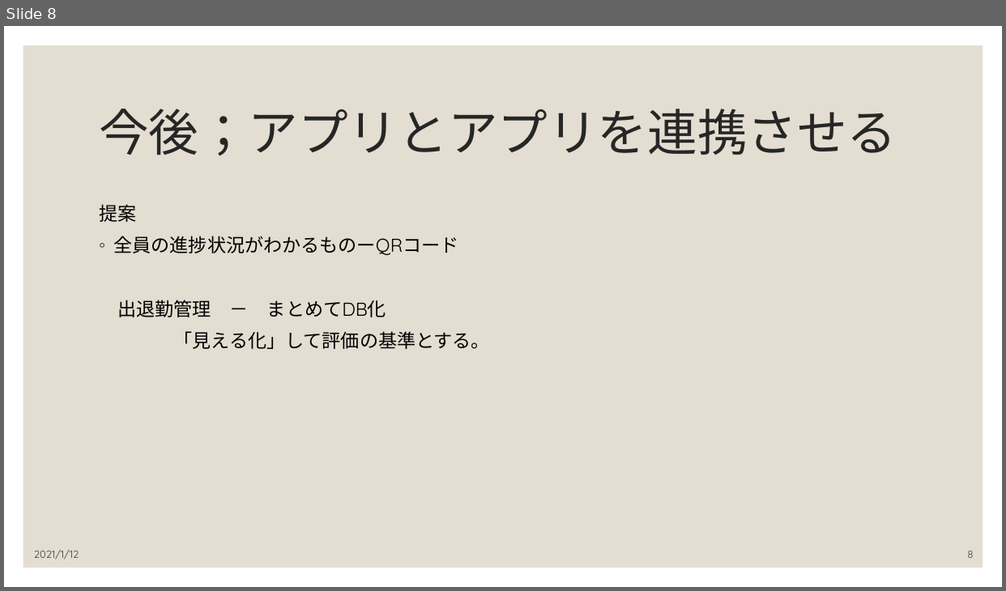
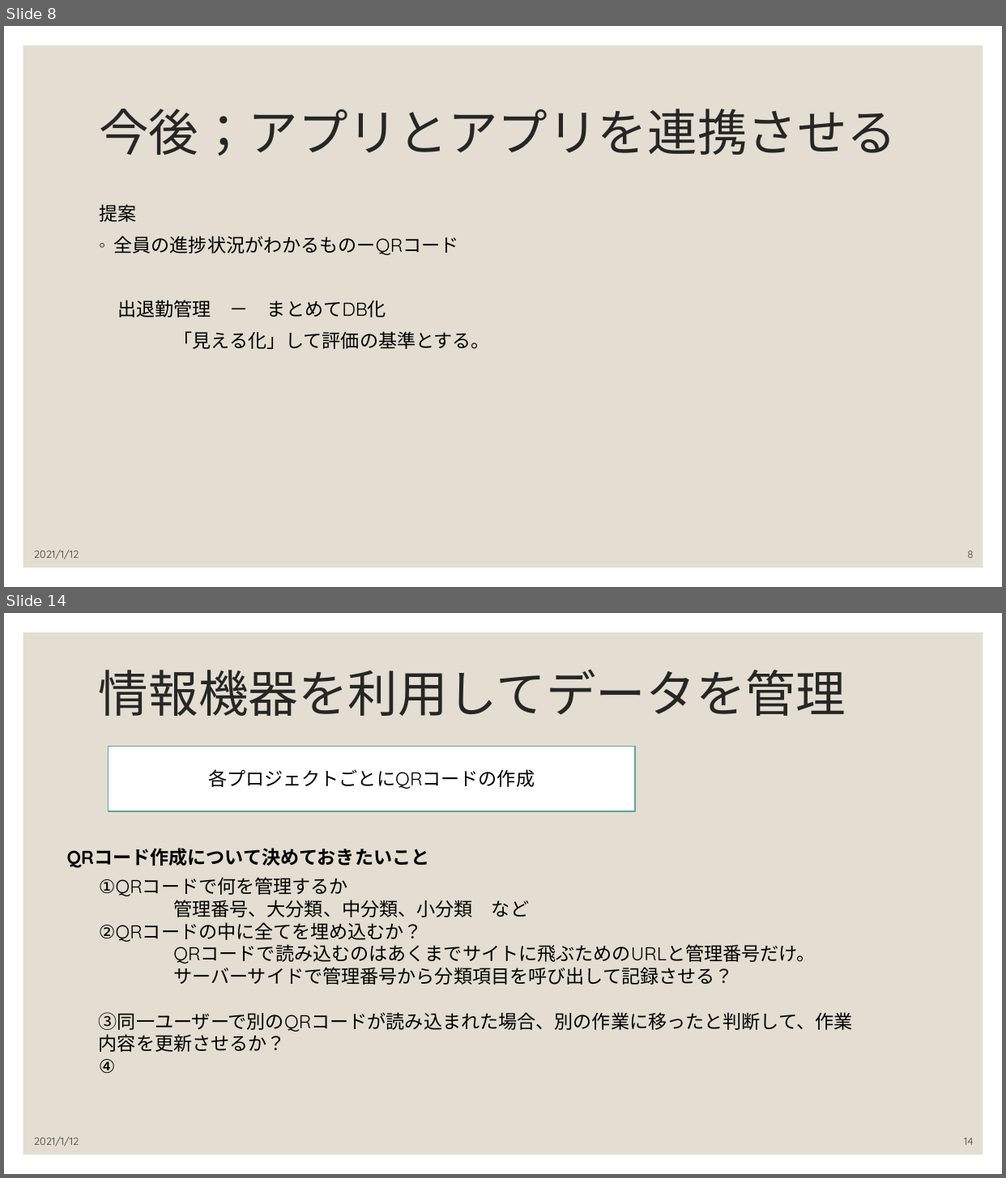
Before and after one commit to karm3104/PolyTech, a slide deck: 事例調査/034780スマート生産チャットボット.pptx. Shown one above the other, each under a label of ours: slide 8 before the commit, slides 8 and 14 after it; the slides between them are not shown. The pictures are 1006x591 and 1006x1178 pixels, drawn with LibreOffice and Linux fonts; fonts in the diff are those of the drawing. Boxes give left, top, right and bottom in pixels: in the first picture for what was removed or moved away, otherwise in the second. Text is boxed around its words. In the diff, an @@ line names an element or a change of style, - is before the commit and + after.

```diff
--- a/事例調査/034780スマート生産チャットボット.pptx
+++ b/事例調査/034780スマート生産チャットボット.pptx
@@ slide 14 added at (4,613,1002,1174), background #FFFFFF; not listed: 1 template element that a slide beside it also shows @@
@@ text added at (99,669,846,716), 48 pt, text #262626 @@
+情報機器を利用してデータを管理
@@ rectangle added at (108,747,635,812), fill #FFFFFF, outline #62A39F 1 pt, 18 pt, text #000000 @@
+各プロジェクトごとにQRコードの作成
@@ text added at (67,848,430,868), 18 pt, text #000000, bold @@
+QRコード作成について決めておきたいこと
@@ text added at (99,878,853,1074), 18 pt, text #000000 @@
+①QRコードで何を管理するか
+管理番号、大分類、中分類、小分類 など
+②QRコードの中に全てを埋め込むか？
+QRコードで読み込むのはあくまでサイトに飛ぶためのURLと管理番号だけ。
+サーバーサイドで管理番号から分類項目を呼び出して記録させる？
+③同一ユーザーで別のQRコードが読み込まれた場合、別の作業に移ったと判断して、作業内容を更新させるか？
+④
@@ text added at (34,1137,79,1147), 10 pt, text #404040 @@
+2021/1/12
@@ page number added at (964,1138,973,1145), 10 pt, text #404040 @@
+14
```
Also in this commit, not shown: 4 slides changed, 1 other slide added, 4 slides removed, 4 other files.
